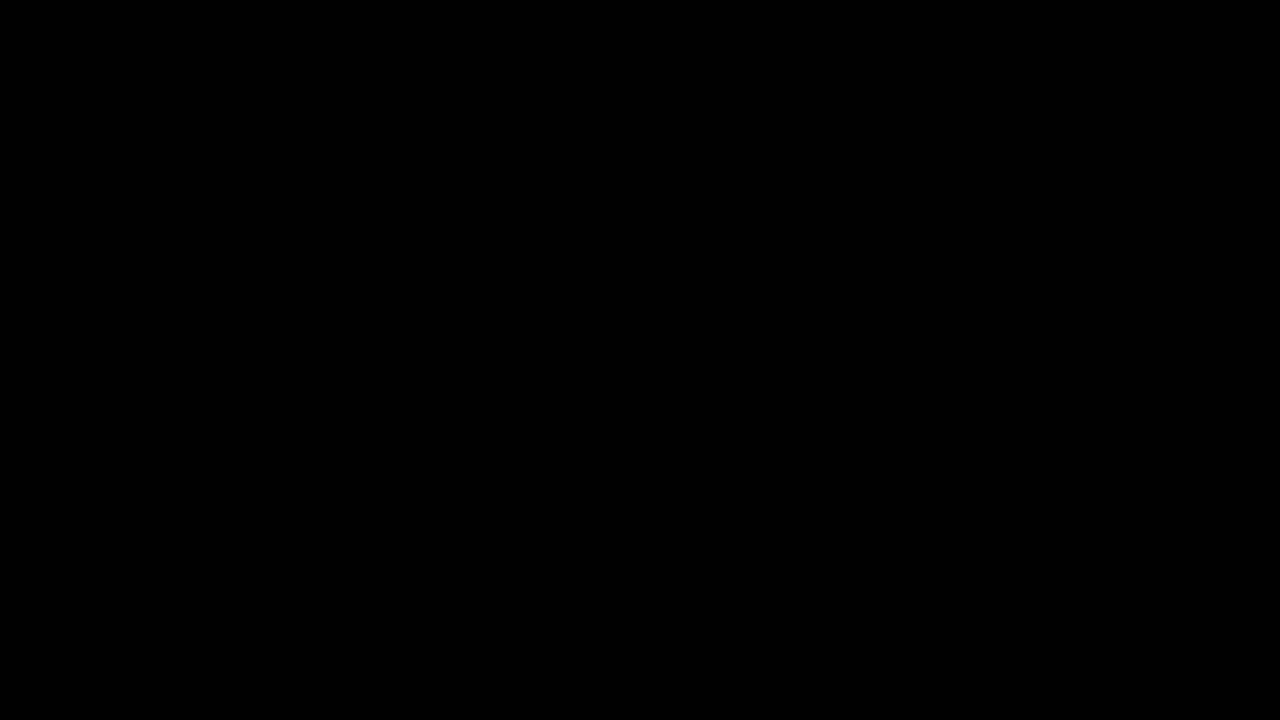
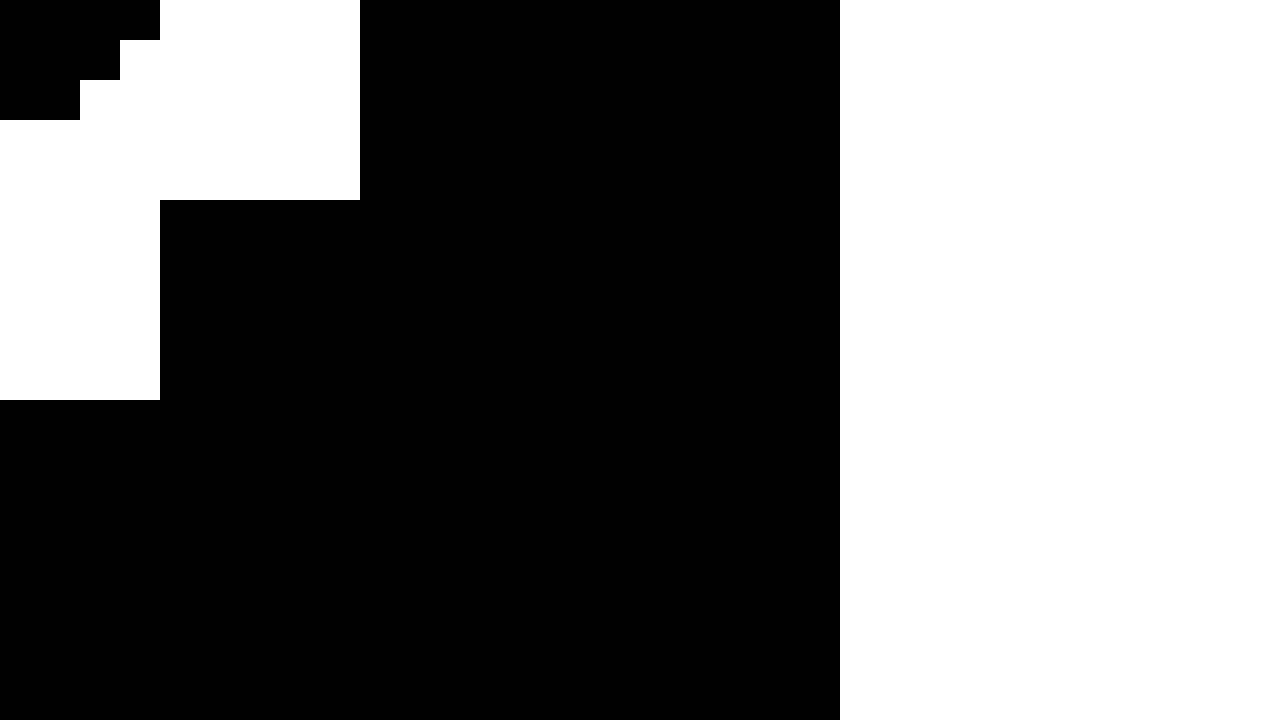
Comparing the layer stacks of the two w=1280, h=720 images. Changes:
hid "1x1", painted on it over <box>0,320,1280,720</box>
hid "1x2" over <box>0,0,1280,720</box>
hid "2x1" over <box>0,0,1280,720</box>
hid "2x2" over <box>0,0,1280,720</box>
hid "2x3" over <box>0,0,1280,720</box>
hid "2x6" over <box>920,0,1280,720</box>
hid "2x7" over <box>0,0,1280,720</box>
hid "2x8" over <box>0,0,1280,720</box>
hid "3x1" over <box>0,0,1280,720</box>
hid "3x3" over <box>0,0,1280,720</box>
hid "3x4" over <box>0,0,1280,720</box>
hid "3x5" over <box>0,0,1280,720</box>
hid "3x6" over <box>0,0,1280,720</box>
